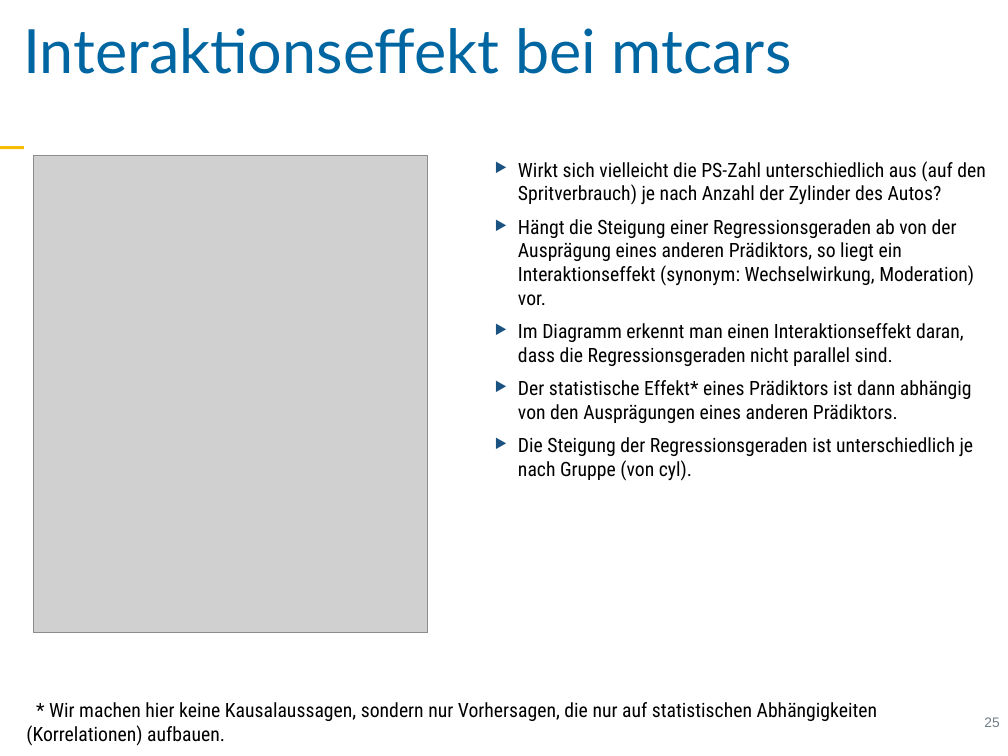
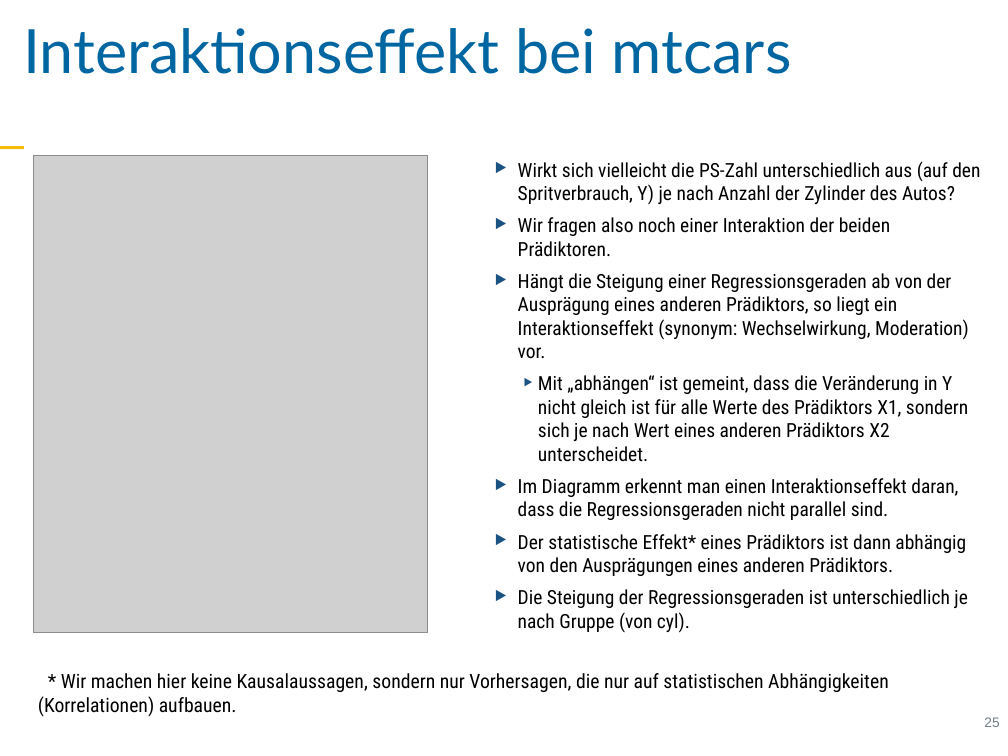
Before and after one commit to sebastiansauer/vorhersagemodellierung, a slide deck: slide 25 of Skript-Folien/QM1-Thema11.pptx. Drawn at 1008x756 pixels with LibreOffice and Linux fonts; fonts in the diff are those of the drawing; grey boxes stand for pictures. Boxes give left, top, right and bottom in pixels: in the first picture for what was removed or moved away, otherwise in the second. Text is boxed around its words. In the diff, an @@ line names an element or a change of style, - is before the commit and + after.

```diff
--- a/Skript-Folien/QM1-Thema11.pptx
+++ b/Skript-Folien/QM1-Thema11.pptx
@@ text at (x1=518, y1=161, x2=980, y2=257): text changed; size 20 to 19.8 pt @@
-‣ Wirkt sich vielleicht die PS-Zahl unterschiedlich aus (auf den Spritverbrauch) je nach Anzahl der Zylinder des Autos?
+‣ Wirkt sich vielleicht die PS-Zahl unterschiedlich aus (auf den Spritverbrauch, Y) je nach Anzahl der Zylinder des Autos?
+‣ Wir fragen also noch einer Interaktion der beiden Prädiktoren.
@@ text at (x1=518, y1=273, x2=969, y2=633): size 20 to 19.8 pt in "Hängt die Steigung einer Regressionsgeraden ab von ...", "Im Diagramm erkennt man einen Interaktionseffekt daran, ...", "Der statistische Effekt* eines Prädiktors ist dann ...", "Die Steigung der Regressionsgeraden ist unterschiedlich je ..."; indent changed; less space between paragraphs @@
@@ text at (x1=538, y1=375, x2=968, y2=462): paragraph added @@
+  ‣ Mit „abhängen“ ist gemeint, dass die Veränderung in Y nicht gleich ist für alle Werte des Prädiktors X1, sondern sich je nach Wert eines anderen Prädiktors X2 unterscheidet.
@@ text "* Wir machen hier keine ..." moved from (x1=26, y1=702, x2=878, y2=746) to (x1=38, y1=673, x2=889, y2=716) @@
```
Also in this commit, not shown: 10 other slides changed, 3 other files.
